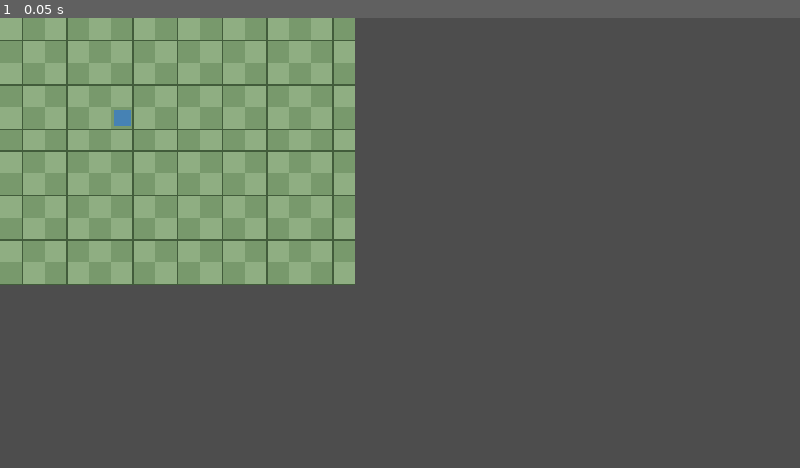
Above: before the commit, frame 1.
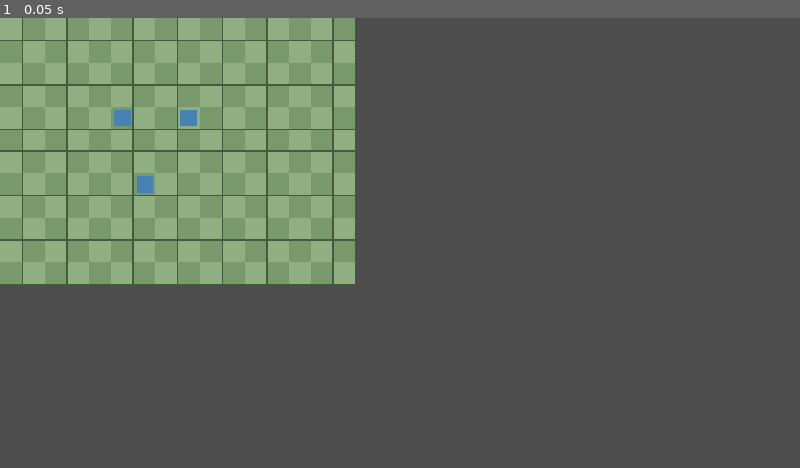
Above: after the commit, the same moment.

Repository: Maxington20/new-game-project
Game: Godot game, scene res://scenes/battlefield.tscn
Same seed, same stepped clock (60 frames per second), same inputs: the game is played once before the commit and once after it. The project has no main scene, so this scene is started directly.
Inputs:
- Up to frame 1 (0.05 s): no input

The runs differ from the first frame. In frame 1, 0.2% of the frame differs, in the area x 17-25%, y 20-39%.

Commit message:
updated movement pathfinding.

Diff:
--- a/scenes/battlefield.gd
+++ b/scenes/battlefield.gd
@@ -5,6 +5,7 @@
 
 var selected_unit: Unit = null
 var is_unit_moving: bool = false
+var current_paths: Dictionary = {}
 
 
 func _ready() -> void:
@@ -21,10 +22,9 @@
 		select_unit(unit)
 		return
 
-	if selected_unit != null:
-		if cell in grid.highlighted_cells:
-			move_selected_unit(cell)
-			return
+	if selected_unit != null and cell in grid.highlighted_cells:
+		move_selected_unit(cell)
+		return
 
 	deselect_unit()
 
@@ -37,34 +37,64 @@
 	return null
 
 
+func get_occupied_cells(excluded_unit: Unit) -> Array[Vector2i]:
+	var occupied: Array[Vector2i] = []
+
+	for child in get_children():
+		if child is Unit and child != excluded_unit:
+			occupied.append(child.grid_position)
+
+	return occupied
+
+
 func select_unit(unit: Unit) -> void:
 	selected_unit = unit
 
+	var occupied := get_occupied_cells(unit)
+
+	var result: Dictionary = grid.get_reachable_cells(
+		unit.grid_position,
+		unit.movement_range,
+		occupied
+	)
+
+	current_paths = result["previous"]
+
 	grid.selected_cell = unit.grid_position
-	grid.highlighted_cells = grid.get_cells_in_range(
-		unit.grid_position,
-		unit.movement_range
-	)
+	grid.highlighted_cells.clear()
+
+	for cell in result["distances"].keys():
+		if cell != unit.grid_position:
+			grid.highlighted_cells.append(cell)
 
 	grid.queue_redraw()
 
 
 func deselect_unit() -> void:
 	selected_unit = null
+	current_paths.clear()
 
 	grid.selected_cell = Vector2i(-1, -1)
 	grid.highlighted_cells.clear()
-
 	grid.queue_redraw()
 
 
-func move_selected_unit(cell: Vector2i) -> void:
+func move_selected_unit(destination: Vector2i) -> void:
+	var unit := selected_unit
+
+	var path: Array[Vector2i] = grid.reconstruct_path(
+		unit.grid_position,
+		destination,
+		current_paths
+	)
+
+	if path.is_empty():
+		return
+
 	is_unit_moving = true
-
-	var unit := selected_unit
 	deselect_unit()
 
-	unit.move_to_cell(cell)
+	unit.move_along_path(path)
 	await unit.movement_finished
 
 	is_unit_moving = false
--- a/scenes/battlefield.tscn
+++ b/scenes/battlefield.tscn
@@ -12,3 +12,9 @@
 
 [node name="Unit" parent="." unique_id=410315746 instance=ExtResource("2_d5hba")]
 grid_position = Vector2i(5, 4)
+
+[node name="Unit2" parent="." unique_id=1863803447 instance=ExtResource("2_d5hba")]
+grid_position = Vector2i(8, 4)
+
+[node name="Unit3" parent="." unique_id=1616180016 instance=ExtResource("2_d5hba")]
+grid_position = Vector2i(6, 7)
--- a/scenes/grid.gd
+++ b/scenes/grid.gd
@@ -13,6 +13,13 @@
 const COLOR_SELECTED := Color("#e8d36a")
 const COLOR_MOVEMENT := Color("#6a9fe8")
 
+const DIRECTIONS: Array[Vector2i] = [
+	Vector2i.UP,
+	Vector2i.RIGHT,
+	Vector2i.DOWN,
+	Vector2i.LEFT
+]
+
 var selected_cell: Vector2i = Vector2i(-1, -1)
 var highlighted_cells: Array[Vector2i] = []
 
@@ -21,14 +28,8 @@
 	for y in range(GRID_HEIGHT):
 		for x in range(GRID_WIDTH):
 			var cell := Vector2i(x, y)
-
-			var position := Vector2(
-				x * CELL_SIZE,
-				y * CELL_SIZE
-			)
-
 			var rect := Rect2(
-				position,
+				Vector2(cell * CELL_SIZE),
 				Vector2(CELL_SIZE, CELL_SIZE)
 			)
 
@@ -57,10 +58,8 @@
 				floori(mouse_position.y / CELL_SIZE)
 			)
 
-			if not is_cell_in_bounds(cell):
-				return
-
-			cell_selected.emit(cell)
+			if is_cell_in_bounds(cell):
+				cell_selected.emit(cell)
 
 
 func is_cell_in_bounds(cell: Vector2i) -> bool:
@@ -73,28 +72,66 @@
 
 
 func cell_to_world(cell: Vector2i) -> Vector2:
-	return Vector2(
-		cell.x * CELL_SIZE + CELL_SIZE / 2.0,
-		cell.y * CELL_SIZE + CELL_SIZE / 2.0
-	)
+	return Vector2(cell * CELL_SIZE) + Vector2.ONE * CELL_SIZE / 2.0
 
 
-func get_cells_in_range(
+func get_reachable_cells(
 	origin: Vector2i,
-	movement_range: int
+	movement_range: int,
+	occupied_cells: Array[Vector2i]
+) -> Dictionary:
+	var distances: Dictionary = {origin: 0}
+	var previous: Dictionary = {}
+
+	var queue: Array[Vector2i] = [origin]
+	var index := 0
+
+	while index < queue.size():
+		var current := queue[index]
+		index += 1
+
+		if distances[current] >= movement_range:
+			continue
+
+		for direction in DIRECTIONS:
+			var next := current + direction
+
+			if not is_cell_in_bounds(next):
+				continue
+
+			if next in occupied_cells:
+				continue
+
+			if distances.has(next):
+				continue
+
+			distances[next] = distances[current] + 1
+			previous[next] = current
+			queue.append(next)
+
+	return {
+		"distances": distances,
+		"previous": previous
+	}
+
+
+func reconstruct_path(
+	origin: Vector2i,
+	destination: Vector2i,
+	previous: Dictionary
 ) -> Array[Vector2i]:
-	var cells: Array[Vector2i] = []
+	var path: Array[Vector2i] = []
 
-	for y in range(GRID_HEIGHT):
-		for x in range(GRID_WIDTH):
-			var cell := Vector2i(x, y)
+	if destination == origin:
+		return path
 
-			var distance := (
-				absi(cell.x - origin.x)
-				+ absi(cell.y - origin.y)
-			)
+	if not previous.has(destination):
+		return path
 
-			if distance <= movement_range:
-				cells.append(cell)
+	var current := destination
 
-	return cells
+	while current != origin:
+		path.push_front(current)
+		current = previous[current]
+
+	return path
--- a/scenes/unit.gd
+++ b/scenes/unit.gd
@@ -15,7 +15,7 @@
 
 
 func _ready() -> void:
-	position = Vector2(grid_position) * CELL_SIZE
+	position = Vector2(grid_position * CELL_SIZE)
 
 
 func _draw() -> void:
@@ -27,30 +27,15 @@
 	draw_rect(rect, UNIT_COLOR)
 
 
-func move_to_cell(target_cell: Vector2i) -> void:
-	if is_moving:
+func move_along_path(path: Array[Vector2i]) -> void:
+	if is_moving or path.is_empty():
 		return
 
 	is_moving = true
 
-	var current_cell := grid_position
-	var path: Array[Vector2i] = []
-
-	# Move horizontally first.
-	while current_cell.x != target_cell.x:
-		current_cell.x += signi(target_cell.x - current_cell.x)
-		path.append(current_cell)
-
-	# Then move vertically.
-	while current_cell.y != target_cell.y:
-		current_cell.y += signi(target_cell.y - current_cell.y)
-		path.append(current_cell)
-
 	for cell in path:
-		var target_position := Vector2(cell) * CELL_SIZE
-
-		var distance := position.distance_to(target_position)
-		var duration := distance / movement_speed
+		var target_position := Vector2(cell * CELL_SIZE)
+		var duration := position.distance_to(target_position) / movement_speed
 
 		var tween := create_tween()
 		tween.tween_property(
@@ -62,6 +47,7 @@
 
 		await tween.finished
 
-	grid_position = target_cell
+		grid_position = cell
+
 	is_moving = false
 	movement_finished.emit()
